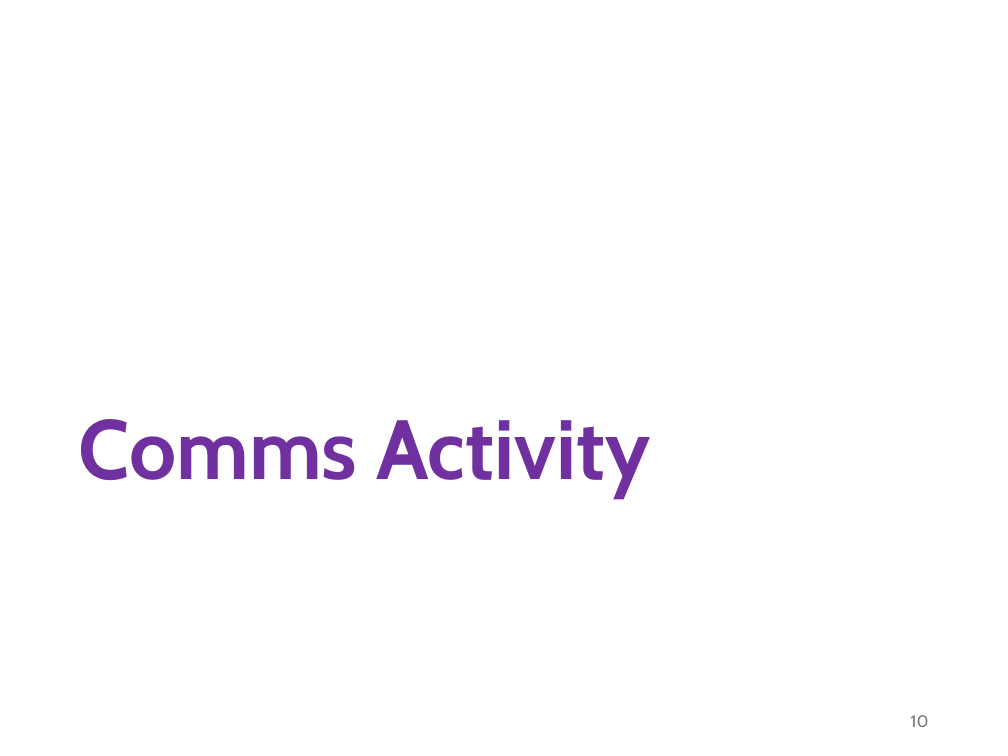
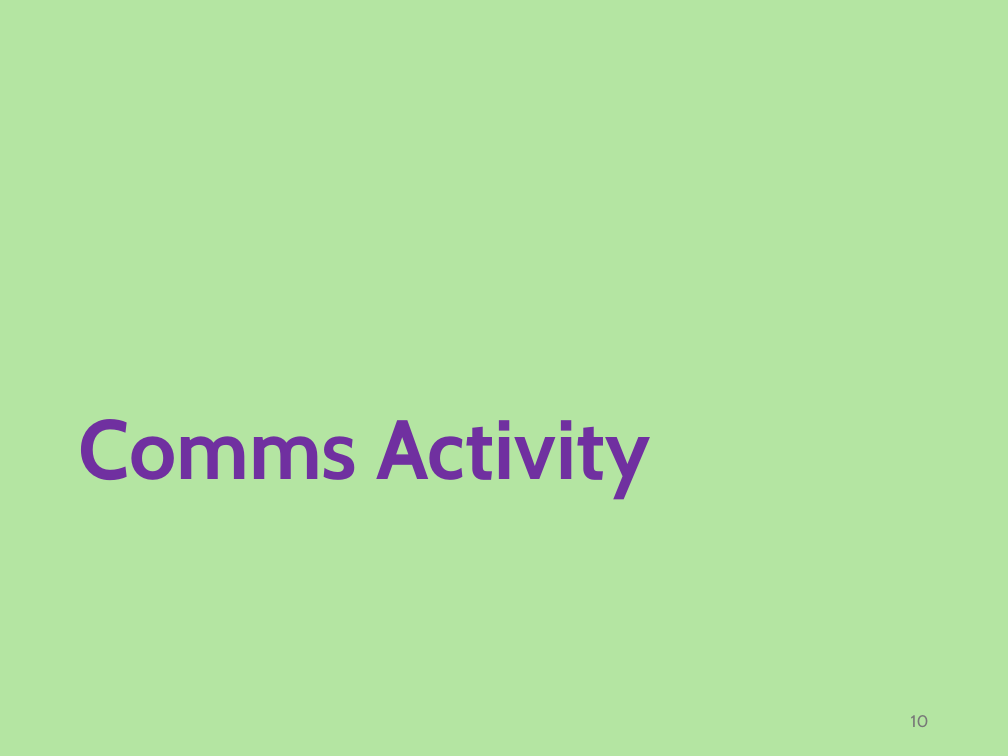
Before and after one commit to abuabara/abuabara.github.io, a slide deck: slide 10 of DAEN460S26/week9.pptx. Drawn at 1008x756 pixels with LibreOffice and Linux fonts; fonts in the diff are those of the drawing. Boxes give left, top, right and bottom in pixels: in the first picture for what was removed or moved away, otherwise in the second. Text is boxed around its words. In the diff, an @@ line names an element or a change of style, - is before the commit and + after.

```diff
--- a/DAEN460S26/week9.pptx
+++ b/DAEN460S26/week9.pptx
@@ background #FFFFFF to #B4E5A2 @@
```
Also in this commit, not shown: 7 other slides changed, 3 slides added, 1 other file.
